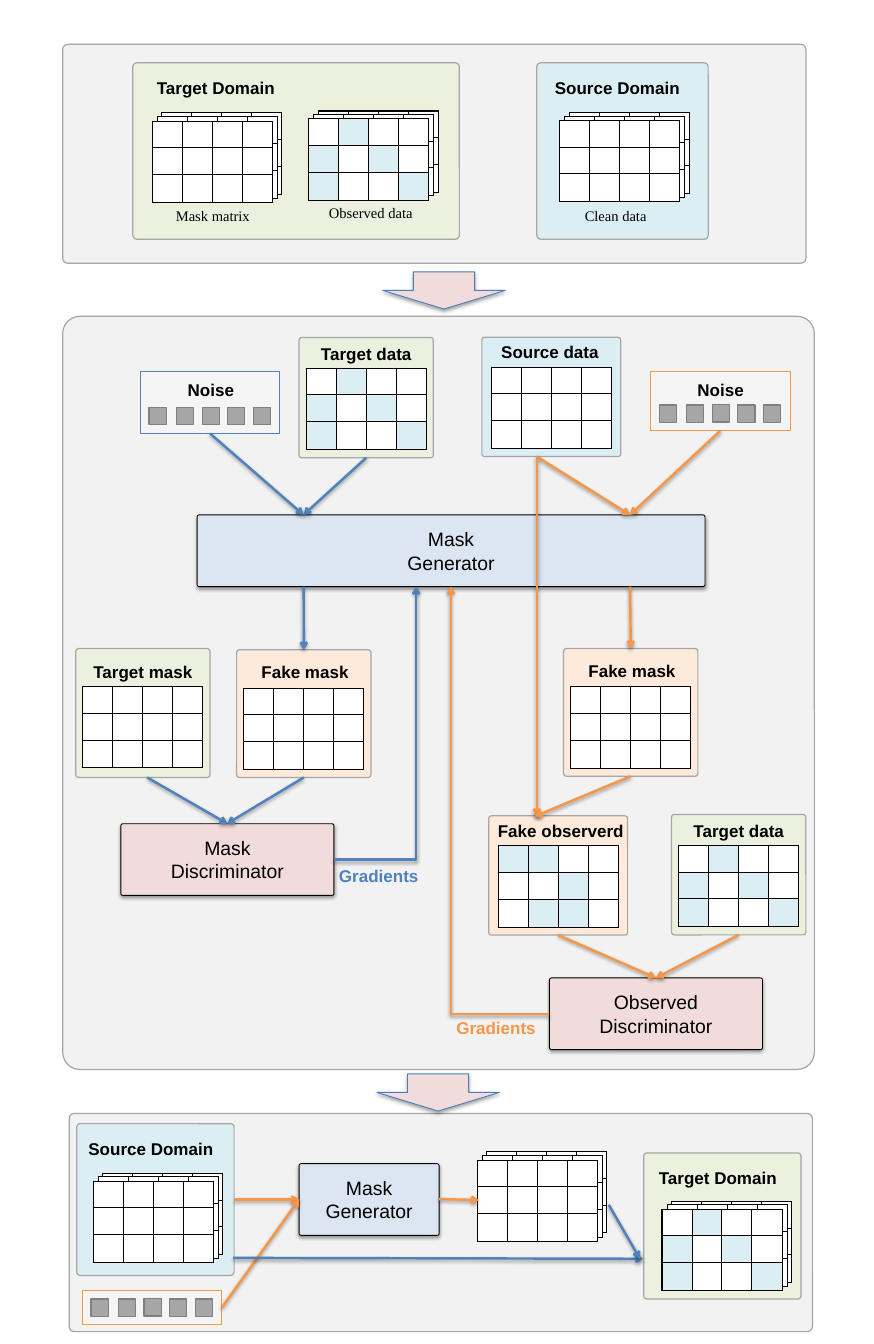
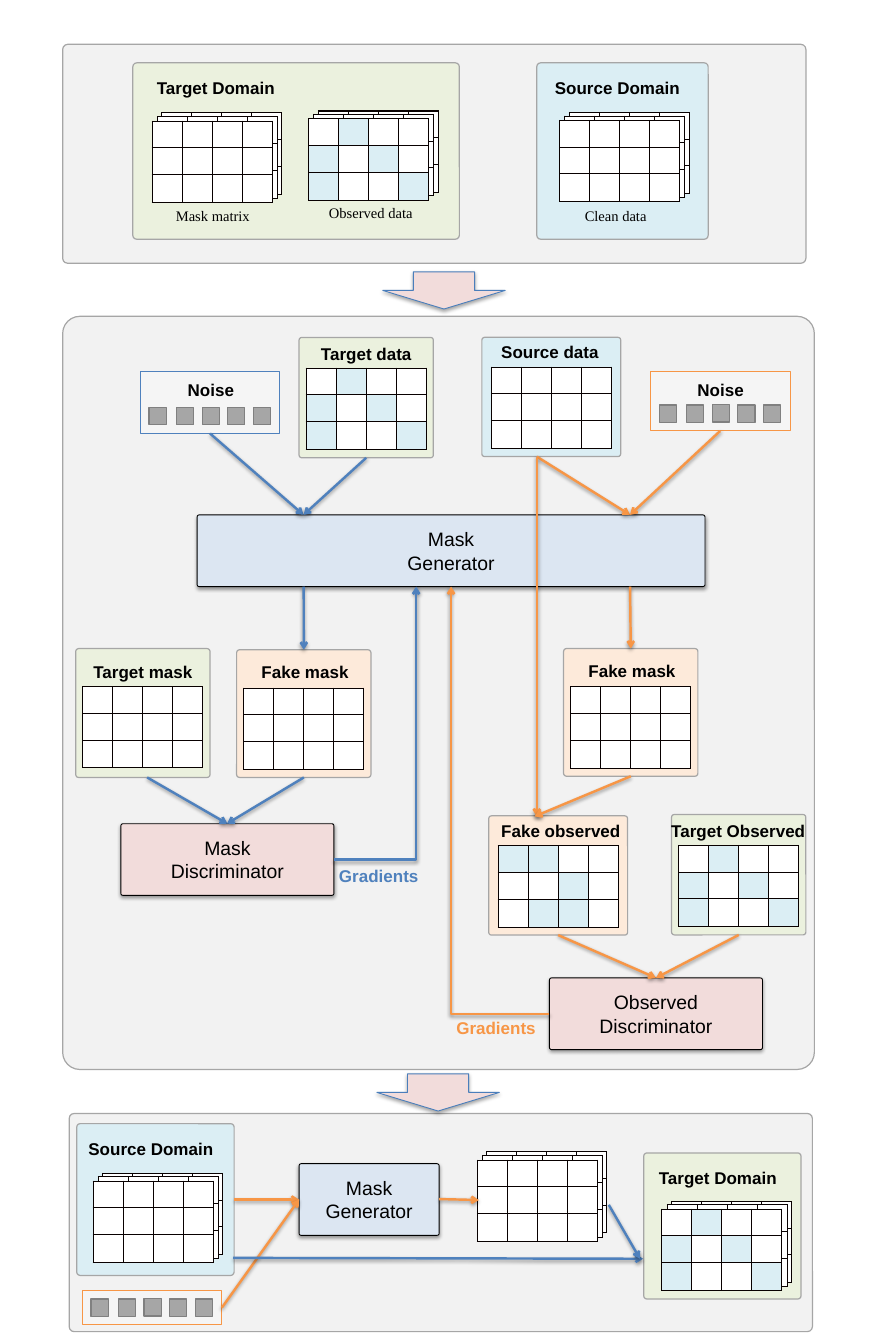
Before and after one commit to ruclty/CorruptAdaptation, a slide deck: slide 6 of figs/Drawings.pptx. Drawn at 874x1344 pixels with LibreOffice and Linux fonts; fonts in the diff are those of the drawing; background and template pictures are left out. Boxes give left, top, right and bottom in pixels: in the first picture for what was removed or moved away, otherwise in the second. Text is boxed around its words. In the diff, an @@ line names an element or a change of style, - is before the commit and + after.

```diff
--- a/figs/Drawings.pptx
+++ b/figs/Drawings.pptx
@@ text at bbox=[501, 824, 621, 837]: text changed @@
-Fake observerd
+Fake observed
@@ text at bbox=[671, 823, 805, 841]: text changed @@
-Target data
+Target Observed
```
Also in this commit, not shown: 1 other slide changed, 2 other files.
